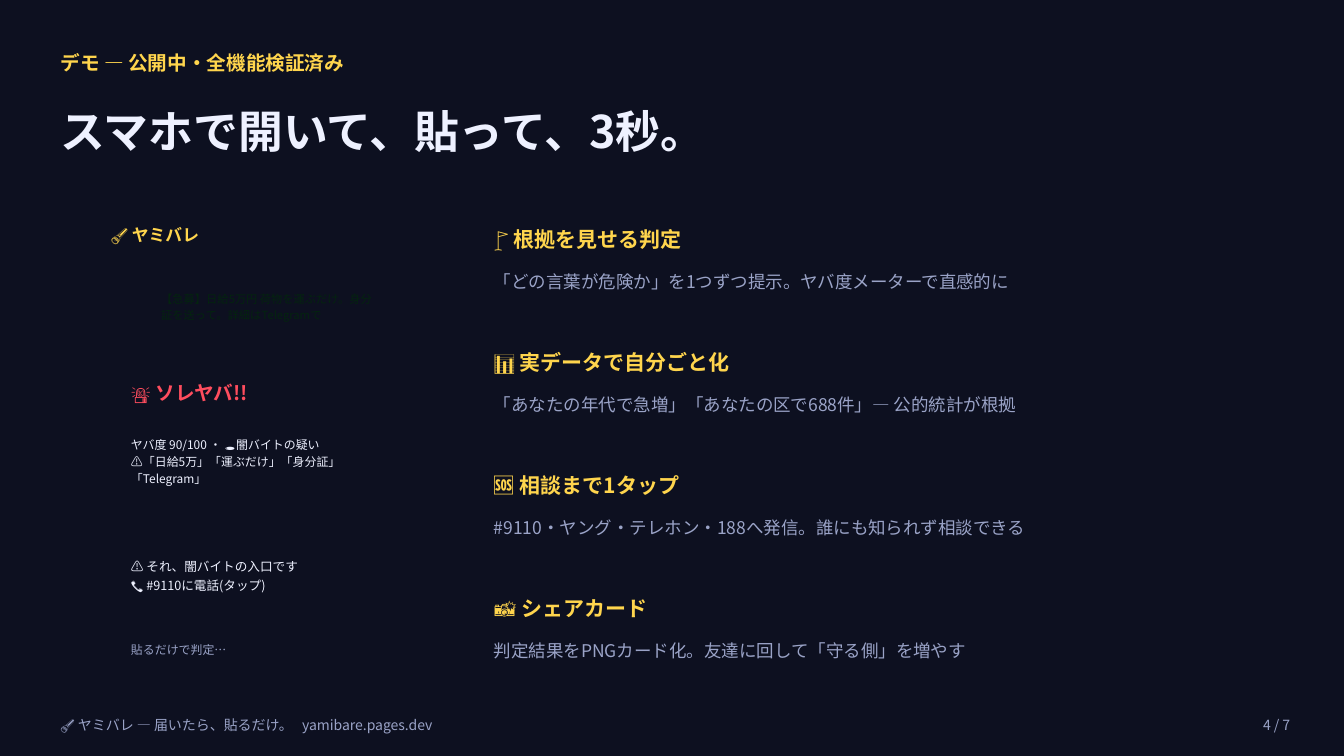
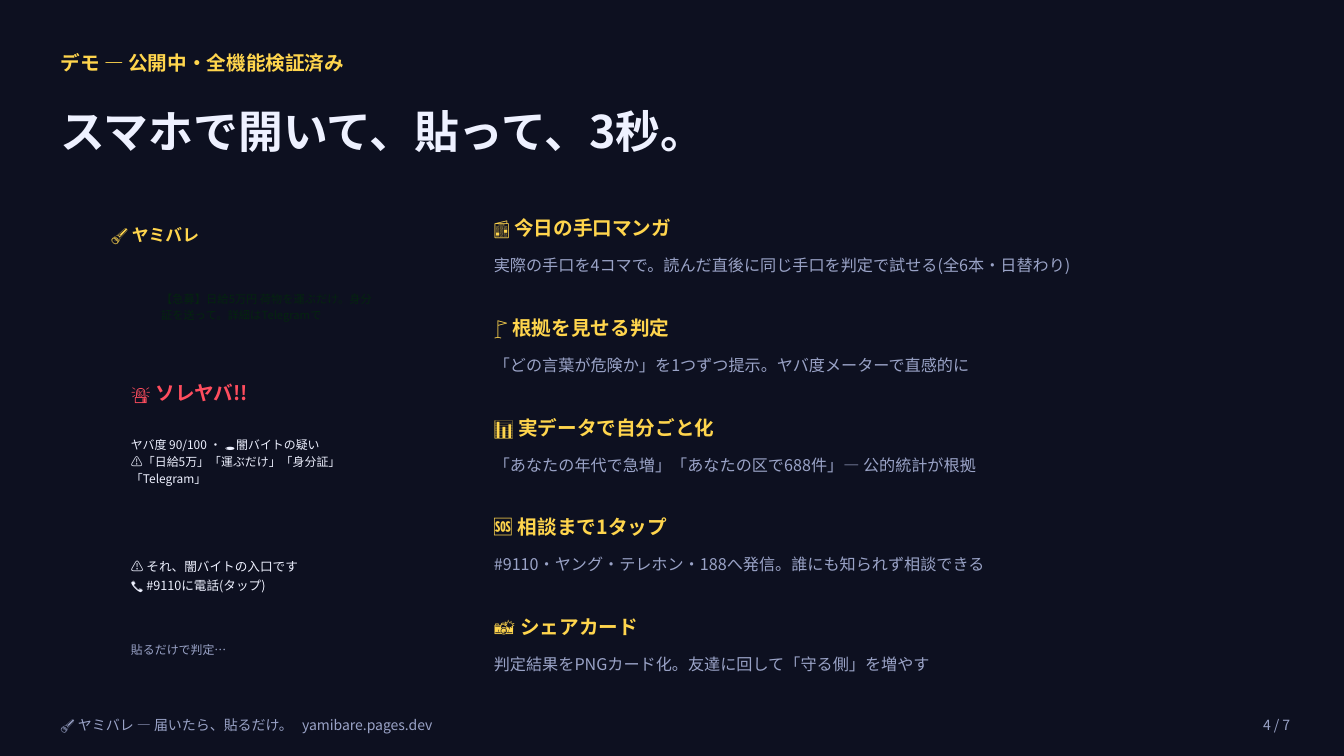
Before and after one commit to aikido7/yamibare, a slide deck: slide 4 of yamibare-pitch.pptx. Drawn at 1344x756 pixels with LibreOffice and Linux fonts; fonts in the diff are those of the drawing. Boxes give left, top, right and bottom in pixels: in the first picture for what was removed or moved away, otherwise in the second. Text is boxed around its words. In the diff, an @@ line names an element or a change of style, - is before the commit and + after.

```diff
--- a/yamibare-pitch.pptx
+++ b/yamibare-pitch.pptx
@@ shape resized from (x1=464, y1=207, x2=1280, y2=313) to (x1=464, y1=202, x2=1280, y2=289) @@
@@ text added at (x1=514, y1=218, x2=671, y2=237), 14 pt, text #FFD54D, bold @@
+📰 今日の手口マンガ
@@ text added at (x1=494, y1=257, x2=1070, y2=274), 11.5 pt, text #9AA3C7 @@
+実際の手口を4コマで。読んだ直後に同じ手口を判定で試せる(全6本・日替わり)
@@ shape resized from (x1=464, y1=330, x2=1280, y2=436) to (x1=464, y1=301, x2=1280, y2=389) @@
@@ size 15 to 14 pt in 4 elements at (x1=520, y1=618, x2=638, y2=635), (x1=518, y1=517, x2=667, y2=536), (x1=518, y1=418, x2=714, y2=437), (x1=512, y1=318, x2=669, y2=337) @@
@@ text "🚩 根拠を見せる判定" moved from (x1=514, y1=229, x2=682, y2=249) to (x1=512, y1=318, x2=669, y2=337) @@
@@ size 12.5 to 11.5 pt in 4 elements at (x1=494, y1=656, x2=930, y2=672), (x1=494, y1=556, x2=985, y2=572), (x1=494, y1=457, x2=976, y2=473), (x1=494, y1=357, x2=969, y2=373) @@
@@ text "「どの言葉が危険か」を1つずつ提示。ヤバ度メーターで直感的に" moved from (x1=494, y1=273, x2=1009, y2=290) to (x1=494, y1=357, x2=969, y2=373) @@
@@ shape resized from (x1=464, y1=453, x2=1280, y2=559) to (x1=464, y1=401, x2=1280, y2=489) @@
@@ text "📊 実データで自分ごと化" moved from (x1=520, y1=352, x2=730, y2=372) to (x1=518, y1=418, x2=714, y2=437) @@
@@ text "「あなたの年代で急増」「あなたの区で688件」— 公的統計が根拠" moved from (x1=494, y1=396, x2=1016, y2=413) to (x1=494, y1=457, x2=976, y2=473) @@
@@ proportions changed in 4 elements at (x1=464, y1=202, x2=1280, y2=289), (x1=464, y1=301, x2=1280, y2=389), (x1=464, y1=401, x2=1280, y2=489), (x1=464, y1=501, x2=1280, y2=589) @@
@@ shape resized from (x1=464, y1=576, x2=1280, y2=682) to (x1=464, y1=501, x2=1280, y2=589) @@
@@ text "🆘 相談まで1タップ" moved from (x1=520, y1=475, x2=679, y2=495) to (x1=518, y1=517, x2=667, y2=536) @@
@@ text "#9110・ヤング・テレホン・188へ発信。誰にも知られず相談できる" moved from (x1=494, y1=519, x2=1026, y2=536) to (x1=494, y1=556, x2=985, y2=572) @@
@@ shape added at (x1=464, y1=601, x2=1280, y2=689), fill #1E2440, outline #2A3155 1 pt @@
@@ text "📸 シェアカード" moved from (x1=522, y1=599, x2=648, y2=618) to (x1=520, y1=618, x2=638, y2=635) @@
@@ text "判定結果をPNGカード化。友達に回して「守る側」を増やす" moved from (x1=494, y1=642, x2=966, y2=659) to (x1=494, y1=656, x2=930, y2=672) @@
```
Also in this commit, not shown: 1 other slide changed, 4 other files.
